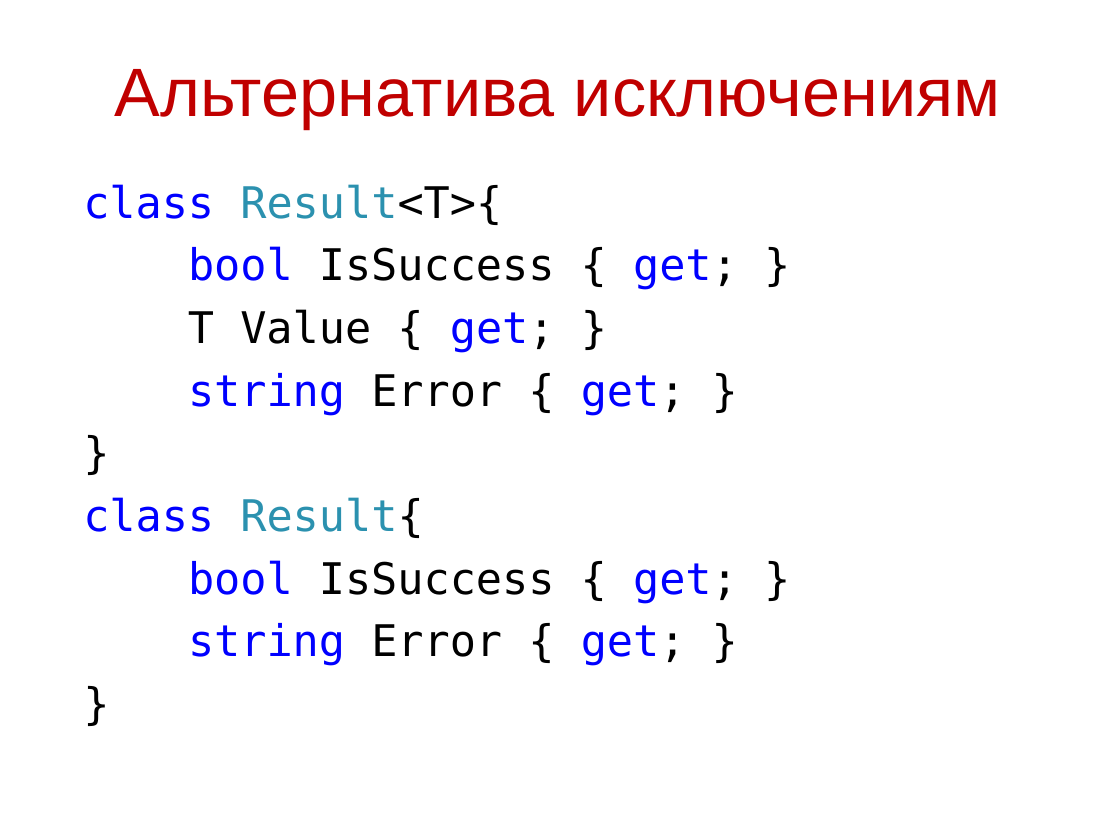
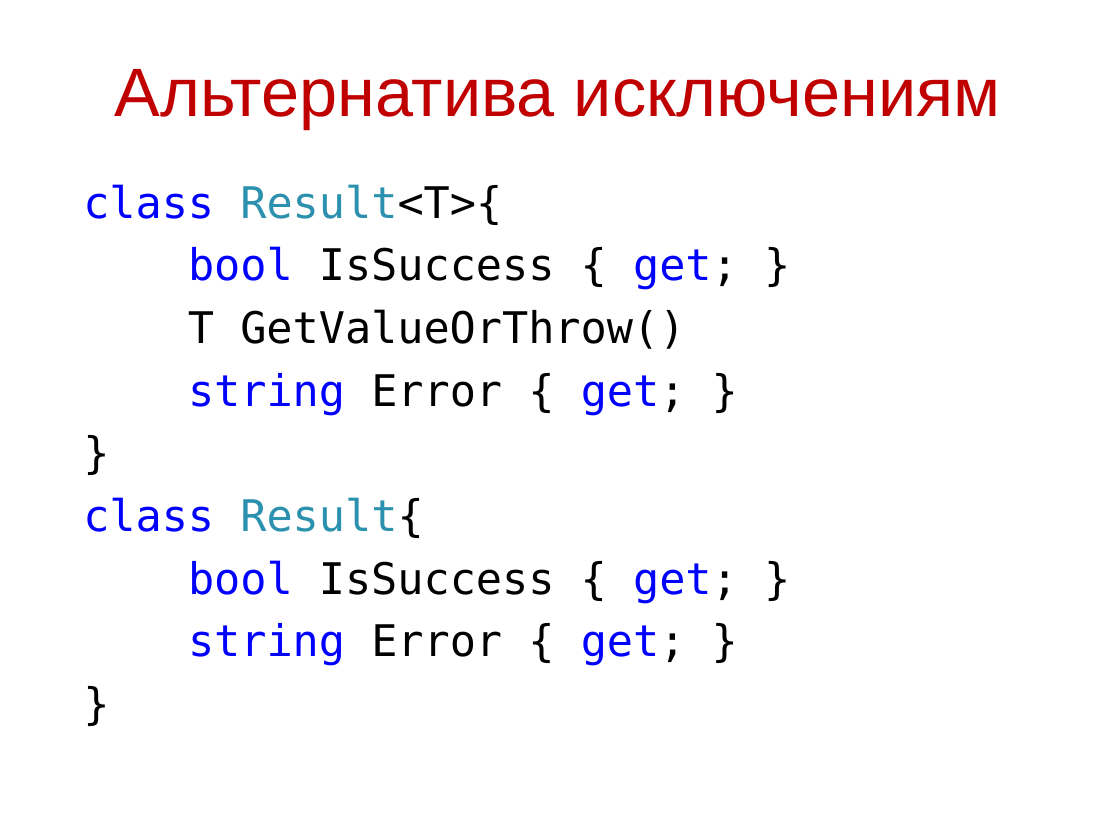
Before and after one commit to kontur-courses/fp, a slide deck: slide 22 of fp2.pptx. Drawn at 1120x840 pixels with LibreOffice and Linux fonts; fonts in the diff are those of the drawing. Boxes give left, top, right and bottom in pixels: in the first picture for what was removed or moved away, otherwise in the second. Text is boxed around its words. In the diff, an @@ line names an element or a change of style, - is before the commit and + after.

```diff
--- a/fp2.pptx
+++ b/fp2.pptx
@@ text at (188,309,685,349): text changed @@
-T Value { get; }
+T GetValueOrThrow()
```
Also in this commit, not shown: 4 other slides changed, 15 other files.
